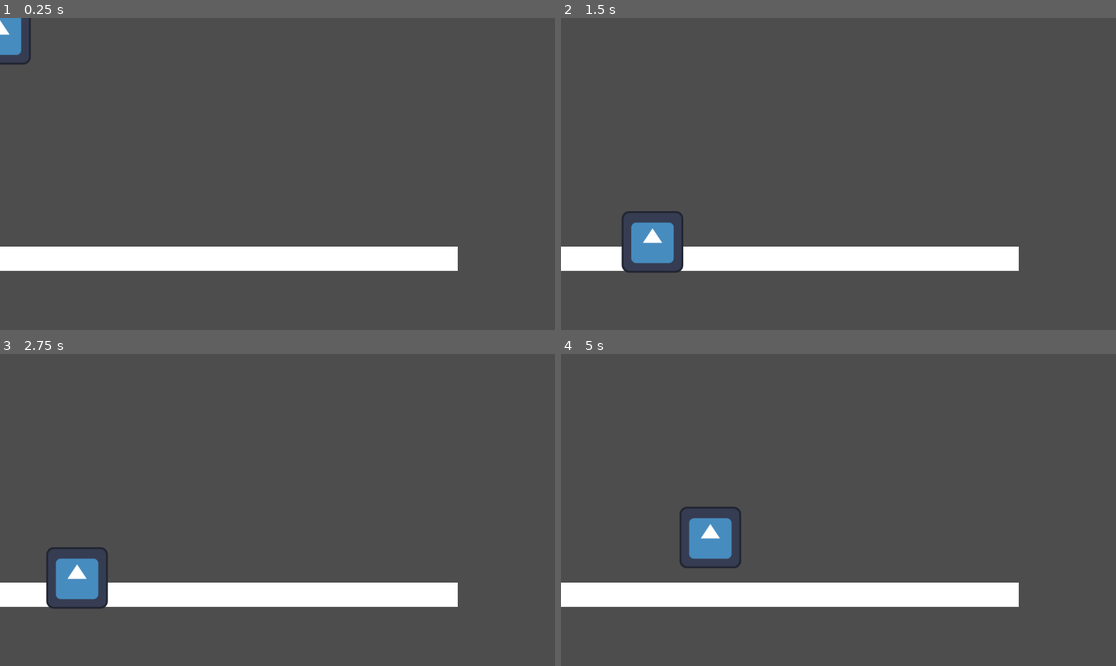
Above: before the commit, frames 1-4 (two rows, left to right).
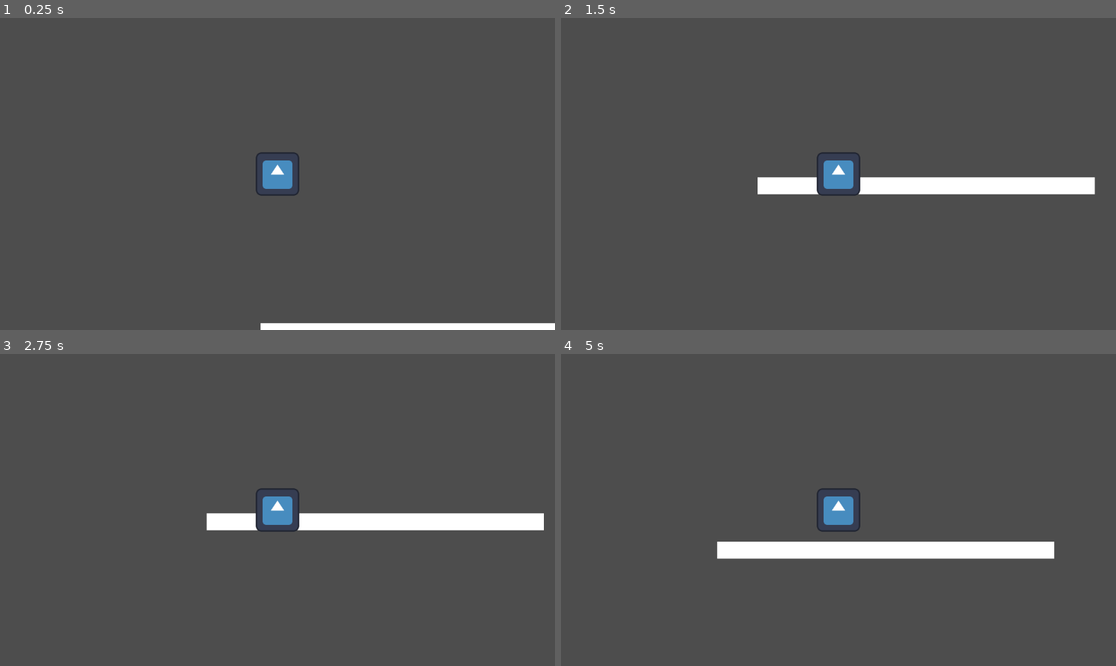
Above: after the commit, the same moments.

Repository: kaytrxg/GoDot-Practice
Game: Godot game, scene res://world.tscn
Same seed, same stepped clock (60 frames per second), same inputs: the game is played once before the commit and once after it. The engine's default icon, where the game draws it, is replaced by a stand-in: a white triangle on a blue panel in a dark square.
Inputs:
- Up to frame 1 (0.25 s): no input
- Up to frame 2 (1.5 s): tap Enter (ui_accept) at 0.5, 0.77 s; hold Right (ui_right) from 0.53 s (still down)
- Up to frame 3 (2.75 s): tap Enter (ui_accept) at 1.52 s; release Right (ui_right) at 2.03 s; hold Left (ui_left) from 2.03 s (still down)
- Up to frame 4 (5 s): release Left (ui_left) at 2.78 s; hold Right (ui_right) 2.78-4.28 s; tap Enter (ui_accept) at 3.02, 3.77, 4.52 s; hold Left (ui_left) from 4.28 s (still down)

The runs differ from the first frame. In frame 1, 8.8% of the frame differs, in the area x 0-100%, y 0-100%; in frame 2, 10%; in frame 3, 10%; in frame 4, 12%, in the area x 0-89%, y 42-82%.

Commit message:
Added level 2
Added bouncy platform with transition from the first level

Diff:
--- a/moving_character-ai-/Character.tscn
+++ b/moving_character-ai-/Character.tscn
@@ -5,7 +5,7 @@
 
 [sub_resource type="RectangleShape2D" id="RectangleShape2D_44cfe"]
 
-[node name="CharacterBody2D" type="CharacterBody2D"]
+[node name="CharacterBody2D" type="CharacterBody2D" groups=["player"]]
 script = ExtResource("1_7ig0a")
 
 [node name="Sprite2D" type="Sprite2D" parent="."]
@@ -13,3 +13,6 @@
 
 [node name="CollisionShape2D" type="CollisionShape2D" parent="."]
 shape = SubResource("RectangleShape2D_44cfe")
+
+[node name="Camera2D" type="Camera2D" parent="."]
+zoom = Vector2(0.7, 0.7)
--- a/moving_character-ai-/character_body_2d.gd
+++ b/moving_character-ai-/character_body_2d.gd
@@ -49,3 +49,10 @@
 
 	# Move the character (built-in function)
 	move_and_slide()
+
+	#Checks is we landed on a bouncy platform
+	if is_on_floor():
+		for i in get_slide_collision_count():
+			var collision = get_slide_collision(i)
+			if collision.get_collider().is_in_group("bouncy"):
+				velocity.y = jump_velocity * 2.5 #Bounces higher
--- /dev/null
+++ b/moving_character-ai-/level_2.tscn
@@ -0,0 +1,98 @@
+[gd_scene load_steps=11 format=3 uid="uid://vtxr1ptfdo8x"]
+
+[ext_resource type="PackedScene" uid="uid://4o7jf36gsy7j" path="res://Character.tscn" id="1_jg0dc"]
+
+[sub_resource type="PhysicsMaterial" id="PhysicsMaterial_jg0dc"]
+bounce = 2.5
+
+[sub_resource type="RectangleShape2D" id="RectangleShape2D_xdadj"]
+size = Vector2(200, 31)
+
+[sub_resource type="PhysicsMaterial" id="PhysicsMaterial_nmjpi"]
+bounce = 2.5
+
+[sub_resource type="RectangleShape2D" id="RectangleShape2D_n7ypv"]
+size = Vector2(200, 30)
+
+[sub_resource type="PhysicsMaterial" id="PhysicsMaterial_0s5r2"]
+bounce = 2.5
+
+[sub_resource type="RectangleShape2D" id="RectangleShape2D_7j8ne"]
+size = Vector2(200, 30)
+
+[sub_resource type="PhysicsMaterial" id="PhysicsMaterial_7dov7"]
+bounce = 2.5
+
+[sub_resource type="RectangleShape2D" id="RectangleShape2D_ehv2h"]
+size = Vector2(200, 30)
+
+[sub_resource type="RectangleShape2D" id="RectangleShape2D_1y8me"]
+size = Vector2(1200, 100)
+
+[node name="Level 2" type="Node2D"]
+
+[node name="CharacterBody2D" parent="." instance=ExtResource("1_jg0dc")]
+position = Vector2(48, -44)
+
+[node name="BouncyPlatform" type="StaticBody2D" parent="." groups=["bouncy"]]
+physics_material_override = SubResource("PhysicsMaterial_jg0dc")
+
+[node name="CollisionShape2D" type="CollisionShape2D" parent="BouncyPlatform"]
+position = Vector2(110, 353)
+shape = SubResource("RectangleShape2D_xdadj")
+
+[node name="ColorRect" type="ColorRect" parent="BouncyPlatform"]
+offset_left = 13.0
+offset_top = 335.0
+offset_right = 213.0
+offset_bottom = 365.0
+color = Color(1, 0.29411766, 0.101960786, 1)
+
+[node name="BouncyPlatform2" type="StaticBody2D" parent="." groups=["bouncy"]]
+physics_material_override = SubResource("PhysicsMaterial_nmjpi")
+
+[node name="ColorRect2" type="ColorRect" parent="BouncyPlatform2"]
+offset_left = 546.0
+offset_top = 675.0
+offset_right = 746.0
+offset_bottom = 705.0
+color = Color(1, 0.29411766, 0.101960786, 1)
+
+[node name="CollisionShape2D2" type="CollisionShape2D" parent="BouncyPlatform2"]
+position = Vector2(641, 689)
+shape = SubResource("RectangleShape2D_n7ypv")
+
+[node name="BouncyPlatform3" type="StaticBody2D" parent="." groups=["bouncy"]]
+physics_material_override = SubResource("PhysicsMaterial_0s5r2")
+
+[node name="ColorRect3" type="ColorRect" parent="BouncyPlatform3"]
+offset_left = 62.0
+offset_top = 954.0
+offset_right = 262.0
+offset_bottom = 984.0
+color = Color(1, 0.29411766, 0.101960786, 1)
+
+[node name="CollisionShape2D3" type="CollisionShape2D" parent="BouncyPlatform3"]
+position = Vector2(154, 972)
+shape = SubResource("RectangleShape2D_7j8ne")
+
+[node name="BouncyPlatform4" type="StaticBody2D" parent="." groups=["bouncy"]]
+position = Vector2(0, 2)
+physics_material_override = SubResource("PhysicsMaterial_7dov7")
+
+[node name="ColorRect4" type="ColorRect" parent="BouncyPlatform4"]
+offset_left = 509.0
+offset_top = 1544.0
+offset_right = 709.0
+offset_bottom = 1574.0
+color = Color(1, 0.29411766, 0.101960786, 1)
+
+[node name="CollisionShape2D4" type="CollisionShape2D" parent="BouncyPlatform4"]
+position = Vector2(603, 1558)
+shape = SubResource("RectangleShape2D_ehv2h")
+
+[node name="Area2D" type="Area2D" parent="."]
+
+[node name="CollisionShape2D" type="CollisionShape2D" parent="Area2D"]
+position = Vector2(499, 2078)
+shape = SubResource("RectangleShape2D_1y8me")
--- a/moving_character-ai-/project.godot
+++ b/moving_character-ai-/project.godot
@@ -12,5 +12,5 @@
 
 config/name="Moving_Character AI"
 run/main_scene="uid://c2r8k2m83m3vr"
-config/features=PackedStringArray("4.4", "Forward Plus")
+config/features=PackedStringArray("4.5", "Forward Plus")
 config/icon="res://icon.svg"
--- /dev/null
+++ b/moving_character-ai-/world.gd
@@ -0,0 +1,9 @@
+extends Node2D
+
+
+
+func _on_fall_zone_body_entered(body: Node2D):
+	#Checks if it's the player's character
+	if body.is_in_group("player"):
+		print("Character fell off! Loading next level")
+		get_tree().change_scene_to_file("res://level_2.tscn")
--- a/moving_character-ai-/world.tscn
+++ b/moving_character-ai-/world.tscn
@@ -1,11 +1,16 @@
-[gd_scene load_steps=3 format=3 uid="uid://c2r8k2m83m3vr"]
+[gd_scene load_steps=5 format=3 uid="uid://c2r8k2m83m3vr"]
 
 [ext_resource type="PackedScene" uid="uid://4o7jf36gsy7j" path="res://Character.tscn" id="1_f3sb7"]
+[ext_resource type="Script" uid="uid://dqe5ki4ytbtvr" path="res://world.gd" id="1_fj7yv"]
 
 [sub_resource type="RectangleShape2D" id="RectangleShape2D_fj7yv"]
 size = Vector2(1000, 50)
 
+[sub_resource type="RectangleShape2D" id="RectangleShape2D_tlwt5"]
+size = Vector2(1200, 100)
+
 [node name="World" type="Node2D"]
+script = ExtResource("1_fj7yv")
 
 [node name="StaticBody2D_Ground" type="StaticBody2D" parent="."]
 
@@ -21,3 +26,11 @@
 offset_bottom = 525.0
 
 [node name="CharacterBody2D" parent="." instance=ExtResource("1_f3sb7")]
+
+[node name="FallZone" type="Area2D" parent="."]
+
+[node name="CollisionShape2D" type="CollisionShape2D" parent="FallZone"]
+position = Vector2(599, 1245)
+shape = SubResource("RectangleShape2D_tlwt5")
+
+[connection signal="body_entered" from="FallZone" to="." method="_on_fall_zone_body_entered"]
Not shown, changed: moving_character-ai-/icon.svg.import
Not shown, added: moving_character-ai-/world.gd.uid
